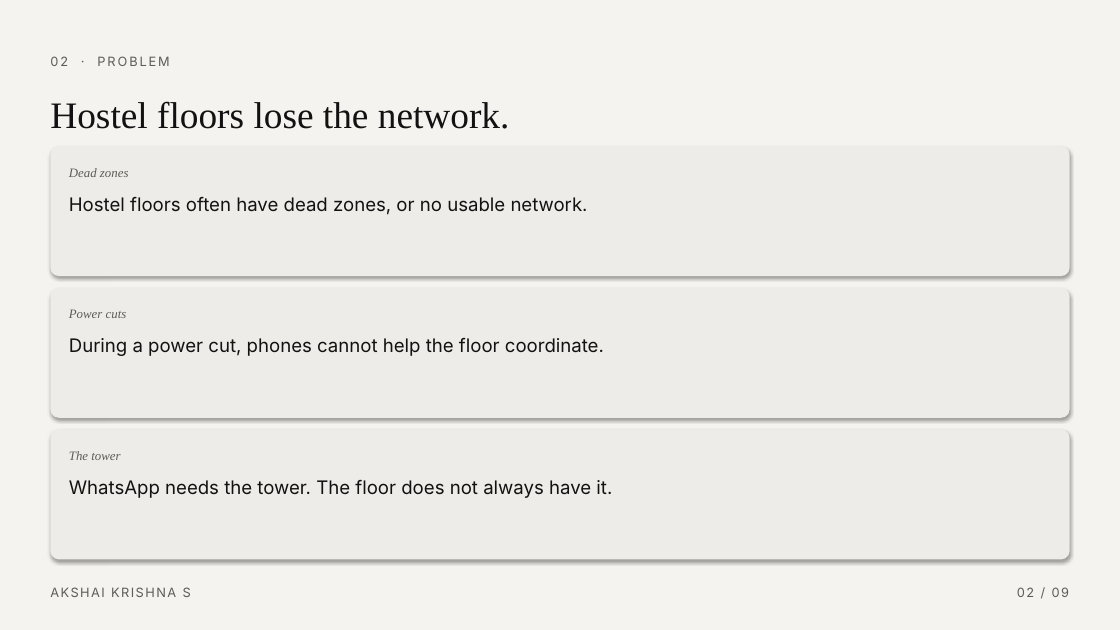
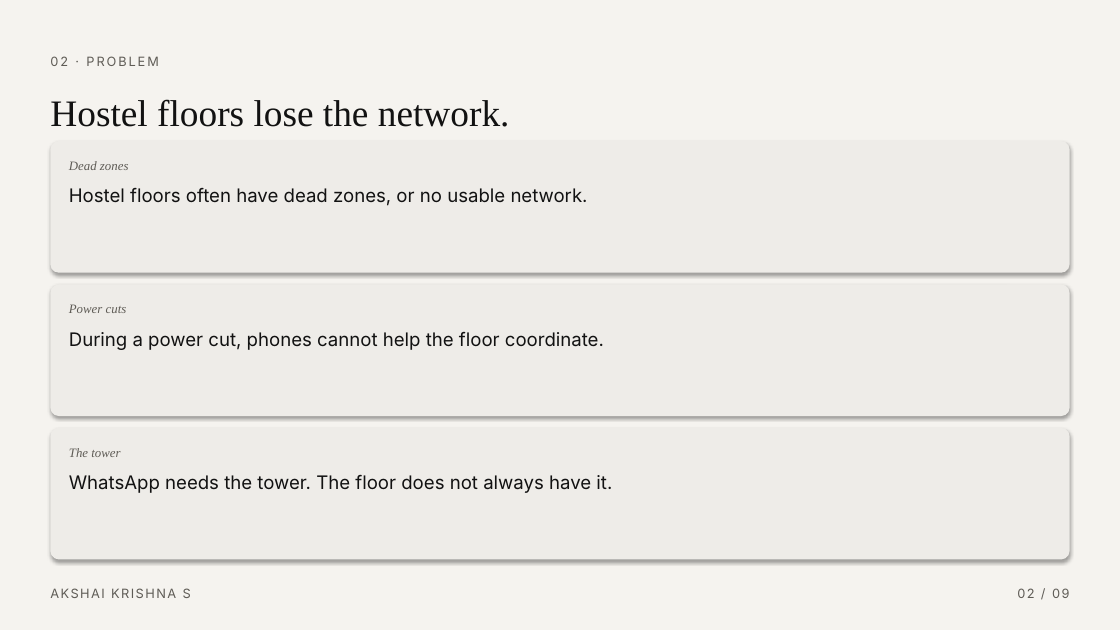
Before and after one commit to flyme2mars/hop, a slide deck: slide 2 of presentation/Hop-OffGrid.pptx. Drawn at 1120x630 pixels with LibreOffice and Linux fonts; fonts in the diff are those of the drawing. Boxes give left, top, right and bottom in pixels: in the first picture for what was removed or moved away, otherwise in the second. Text is boxed around its words. In the diff, an @@ line names an element or a change of style, - is before the commit and + after.

```diff
--- a/presentation/Hop-OffGrid.pptx
+++ b/presentation/Hop-OffGrid.pptx
@@ text "02 · PROBLEM" rewrapped from [50,56,169,66] to [50,56,158,66] @@
@@ 2 texts, 1 rounded rectangle: place and size @@
-2 texts, 1 rounded rectangle at [50,146,1070,318]
+2 texts, 1 rounded rectangle at [50,141,1070,313]
@@ proportions changed in 3 elements at [50,428,1070,560], [50,285,1070,417], [50,141,1070,273] @@
@@ text "Hostel floors often have dead ...": place and size @@
-text "Hostel floors often have dead ..." at [69,197,588,215]
+text "Hostel floors often have dead ..." at [69,188,588,206]
@@ text "During a power cut, phones ...": place and size @@
-text "During a power cut, phones ..." at [69,338,604,356]
+text "During a power cut, phones ..." at [69,332,604,350]
@@ text "WhatsApp needs the tower. The ...": place and size @@
-text "WhatsApp needs the tower. The ..." at [69,480,612,498]
+text "WhatsApp needs the tower. The ..." at [69,475,612,493]
```
Also in this commit, not shown: 8 other slides changed, 3 other files.
